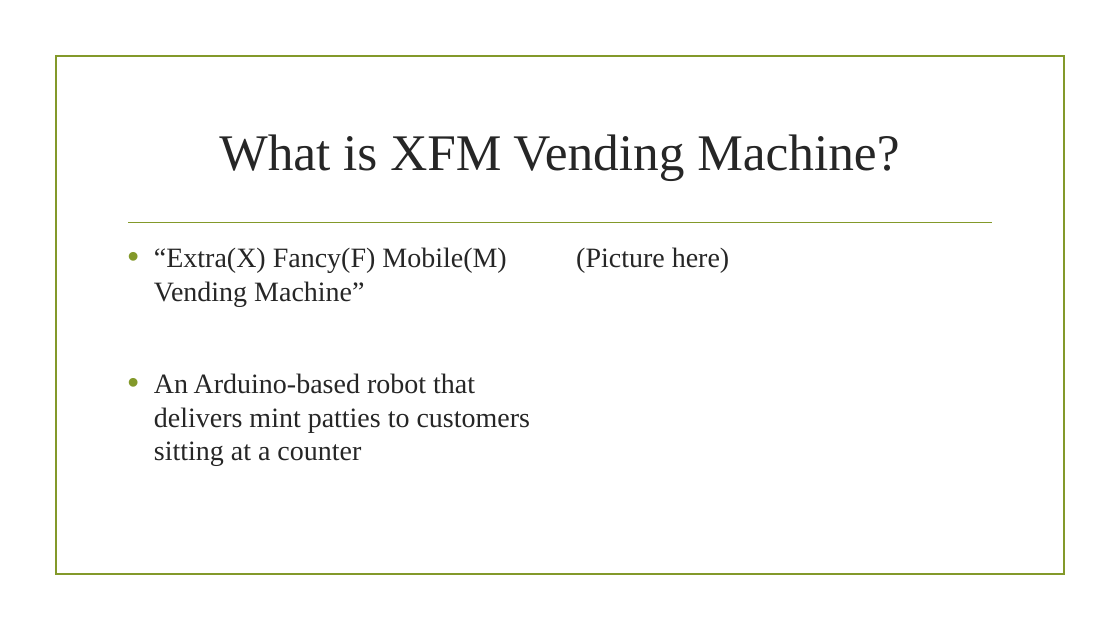
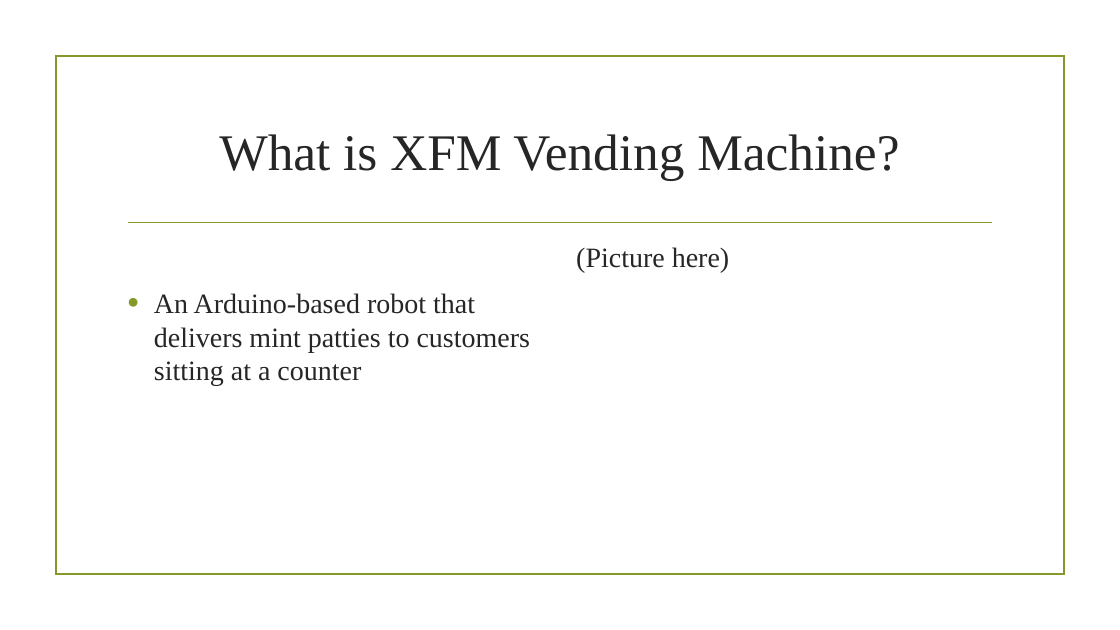
Before and after one commit to bwwagner/SP17-barbot, a slide deck: slide 2 of Presentation/conference-presentation.pptx. Drawn at 1120x630 pixels with LibreOffice and Linux fonts; fonts in the diff are those of the drawing; background and template pictures are left out. Boxes give left, top, right and bottom in pixels: in the first picture for what was removed or moved away, otherwise in the second. Text is boxed around its words. In the diff, an @@ line names an element or a change of style, - is before the commit and + after.

```diff
--- a/Presentation/conference-presentation.pptx
+++ b/Presentation/conference-presentation.pptx
@@ text at bbox=[154, 247, 506, 306]: paragraph removed @@
-• “Extra(X) Fancy(F) Mobile(M) Vending Machine”
```
Also in this commit, not shown: 1 other slide changed, 5 slides added, 1 slide removed.
